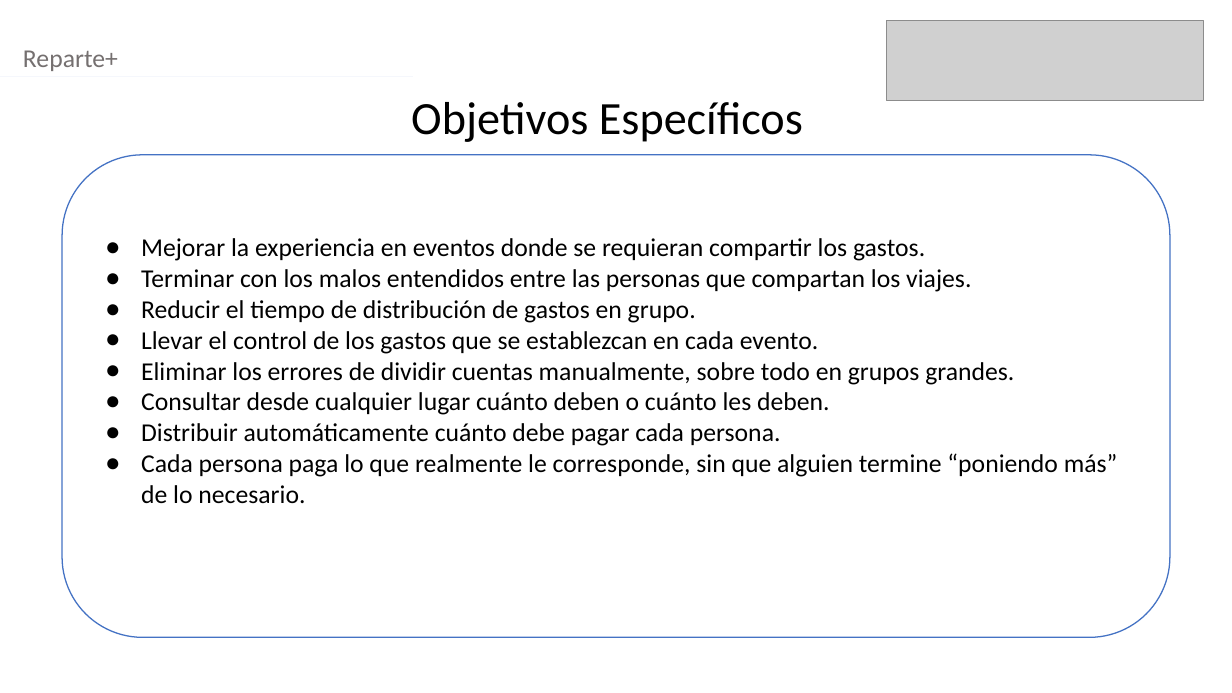
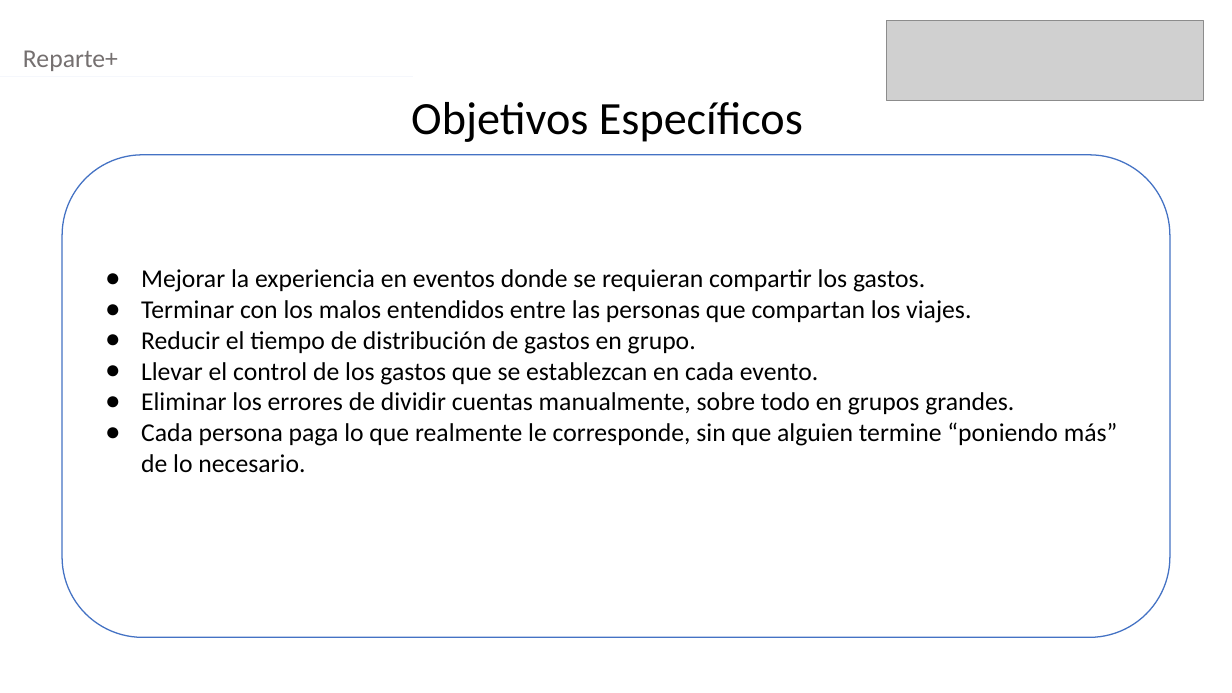
Before and after one commit to lrgdduoc/CAPSTONE, a slide deck: slide 5 of Fase2/Evidencias Proyecto/Presentación Reparte+.pptx. Drawn at 1232x693 pixels with LibreOffice and Linux fonts; fonts in the diff are those of the drawing; grey boxes stand for pictures. Boxes give left, top, right and bottom in pixels: in the first picture for what was removed or moved away, otherwise in the second. Text is boxed around its words. In the diff, an @@ line names an element or a change of style, - is before the commit and + after.

Commit message:
Version 2 presentación

```diff
--- a/Fase2/Evidencias Proyecto/Presentación Reparte+.pptx
+++ b/Fase2/Evidencias Proyecto/Presentación Reparte+.pptx
@@ text in rounded rectangle at (141, 392, 830, 446): paragraphs removed @@
-● Consultar desde cualquier lugar cuánto deben o cuánto les deben.
-● Distribuir automáticamente cuánto debe pagar cada persona.
```
Also in this commit, not shown: 9 other slides changed, 2 slides added, 6 slides removed.
